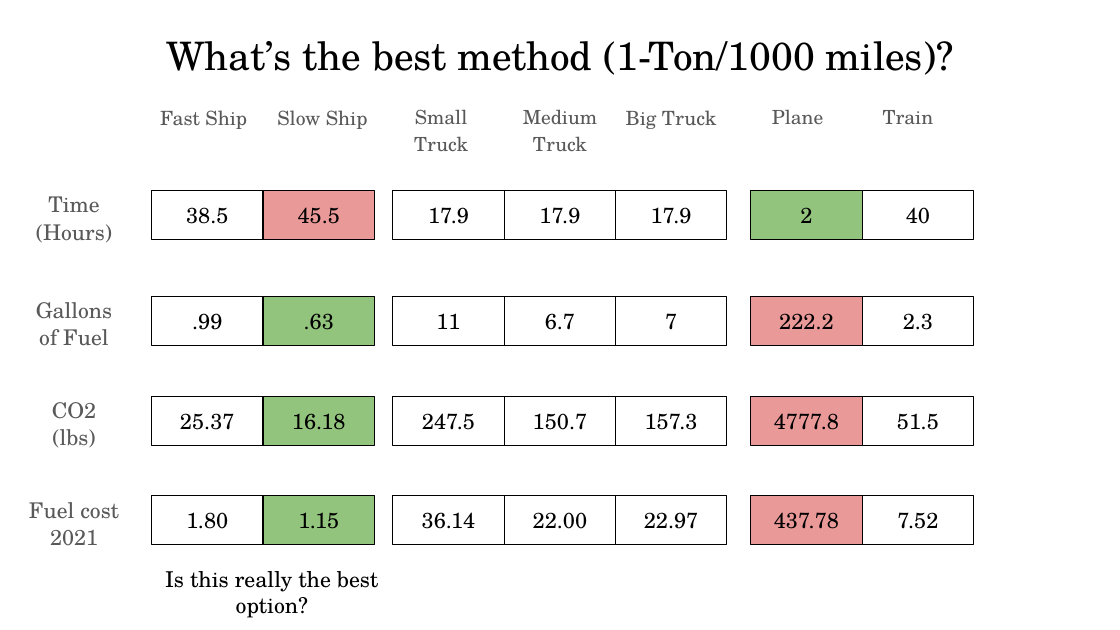
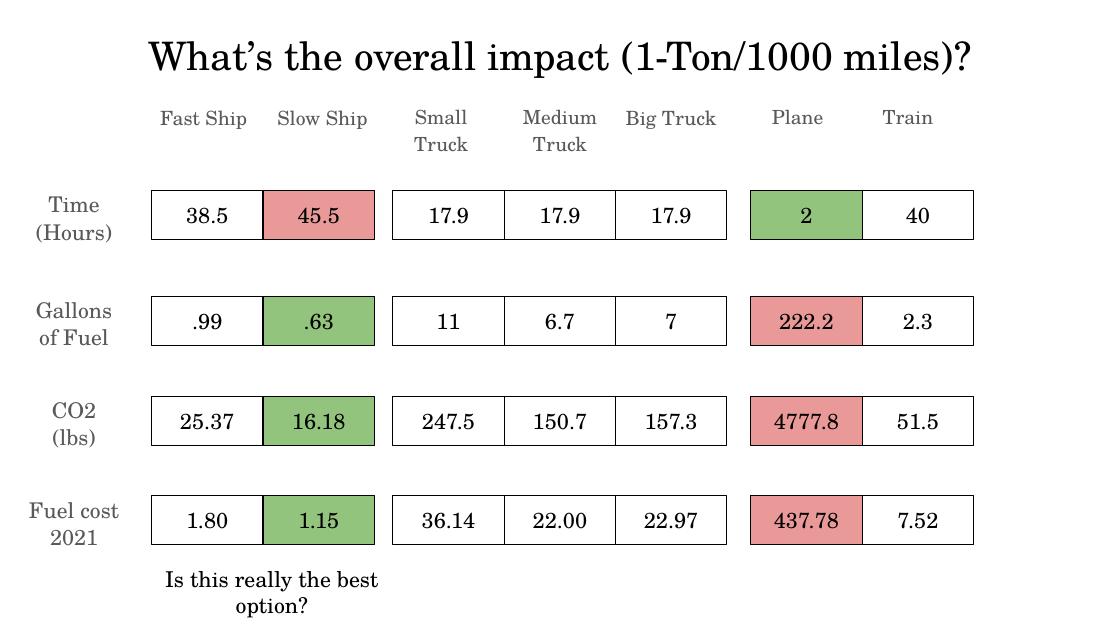
Before and after one commit to Rhunsilval/capstone, a slide deck: slide 18 of Presentation/The Cost of Moving Food - capstone.pptx (slide 31 before the commit). Drawn at 1120x630 pixels with LibreOffice and Linux fonts; fonts in the diff are those of the drawing. Boxes give left, top, right and bottom in pixels: in the first picture for what was removed or moved away, otherwise in the second. Text is boxed around its words. In the diff, an @@ line names an element or a change of style, - is before the commit and + after.

```diff
--- a/Presentation/The Cost of Moving Food - capstone.pptx
+++ b/Presentation/The Cost of Moving Food - capstone.pptx
@@ title at (x1=148, y1=41, x2=972, y2=78): text changed @@
-What’s the best method (1-Ton/1000 miles)?
+What’s the overall impact (1-Ton/1000 miles)?
```
Also in this commit, not shown: 10 other slides changed, 1 slide added, 16 slides removed, 3 other files.
